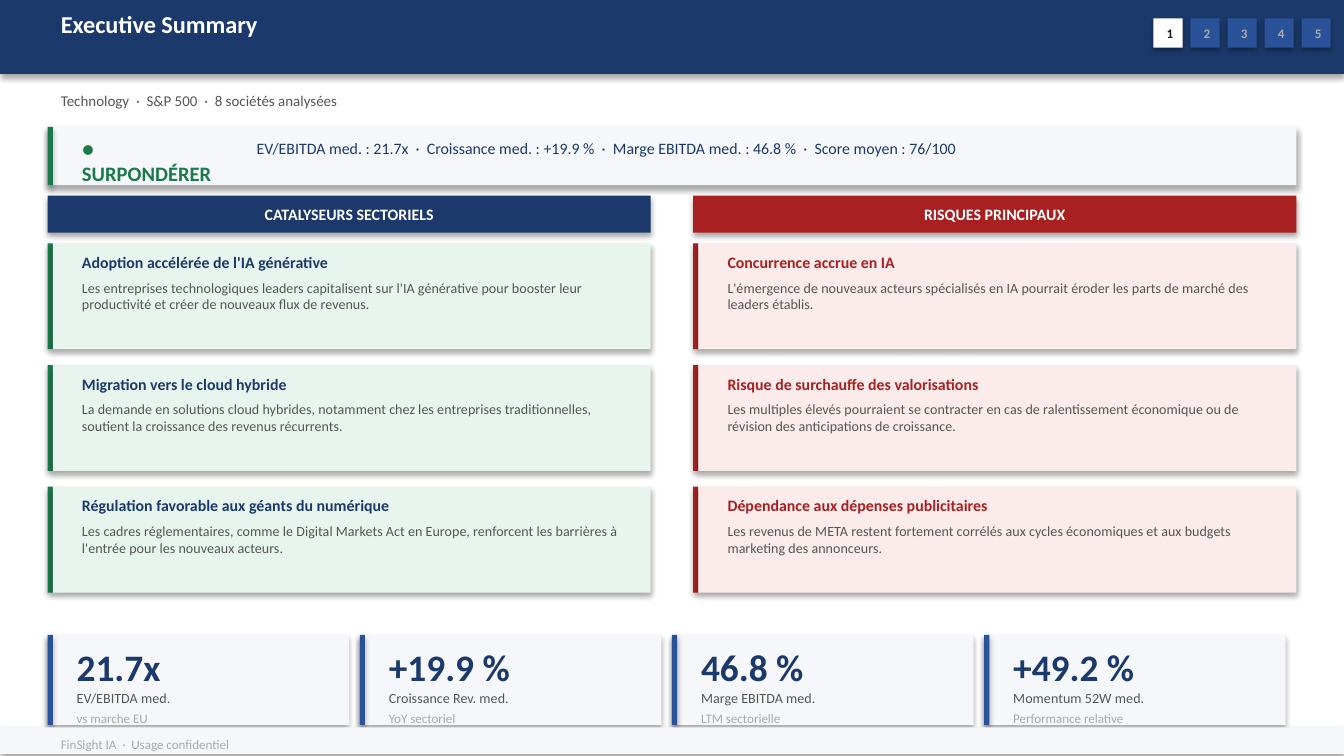
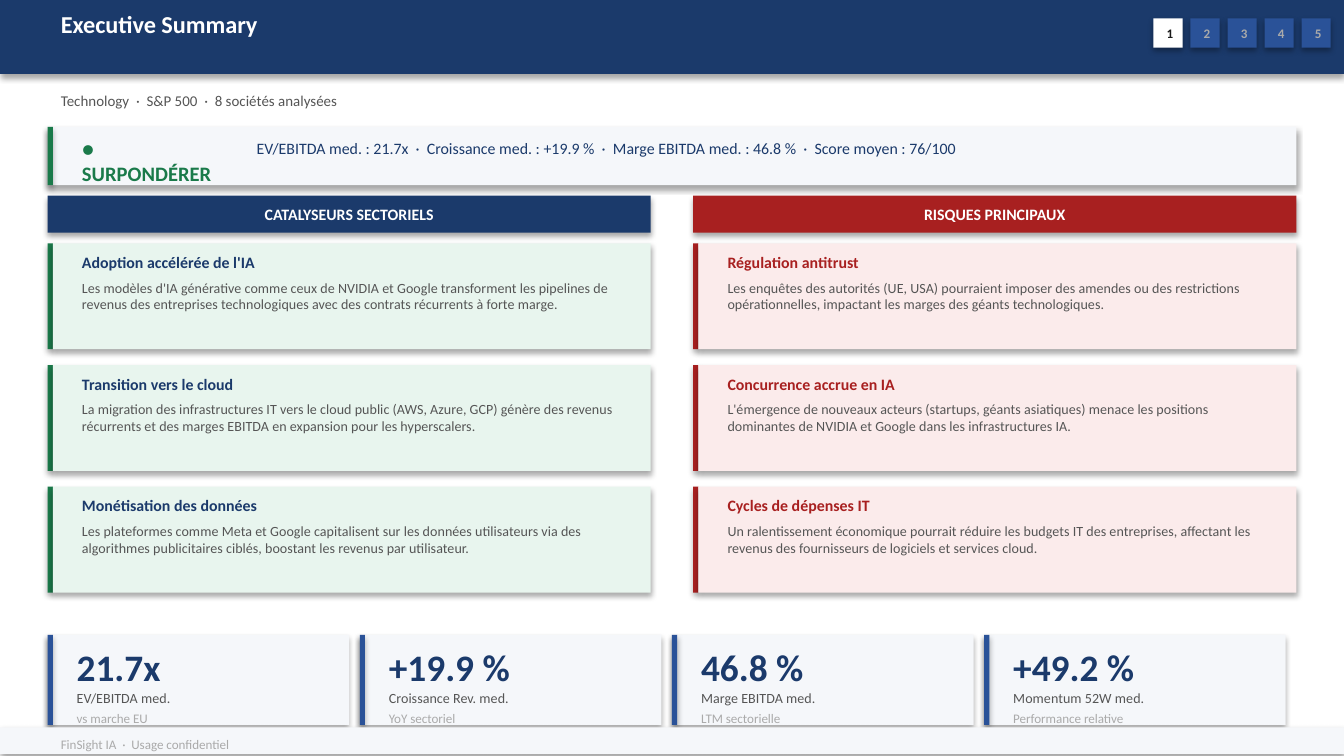
Before and after one commit to baptistejeh07-art/finsight-ia, a slide deck: slide 2 of preview/secteur_Technology_S&P_500/secteur_Technology_S&P_500.pptx. Drawn at 1344x756 pixels with LibreOffice and Linux fonts; fonts in the diff are those of the drawing. Boxes give left, top, right and bottom in pixels: in the first picture for what was removed or moved away, otherwise in the second. Text is boxed around its words. In the diff, an @@ line names an element or a change of style, - is before the commit and + after.

```diff
--- a/preview/secteur_Technology_S&P_500/secteur_Technology_S&P_500.pptx
+++ b/preview/secteur_Technology_S&P_500/secteur_Technology_S&P_500.pptx
@@ text at bbox=[82, 257, 254, 271]: text changed @@
-Adoption accélérée de l'IA générative
+Adoption accélérée de l'IA
@@ text at bbox=[728, 257, 859, 271]: text changed @@
-Concurrence accrue en IA
+Régulation antitrust
@@ text at bbox=[82, 283, 607, 312]: text changed @@
-Les entreprises technologiques leaders capitalisent sur l'IA générative pour booster leur productivité et créer de nouveaux flux de revenus.
+Les modèles d'IA générative comme ceux de NVIDIA et Google transforment les pipelines de revenus des entreprises technologiques avec des contrats récurrents à forte marge.
@@ text at bbox=[728, 283, 1239, 312]: text changed @@
-L'émergence de nouveaux acteurs spécialisés en IA pourrait éroder les parts de marché des leaders établis.
+Les enquêtes des autorités (UE, USA) pourraient imposer des amendes ou des restrictions opérationnelles, impactant les marges des géants technologiques.
@@ text at bbox=[82, 379, 233, 390]: text changed @@
-Migration vers le cloud hybride
+Transition vers le cloud
@@ text at bbox=[728, 379, 895, 390]: text changed @@
-Risque de surchauffe des valorisations
+Concurrence accrue en IA
@@ text at bbox=[82, 404, 612, 434]: text changed @@
-La demande en solutions cloud hybrides, notamment chez les entreprises traditionnelles, soutient la croissance des revenus récurrents.
+La migration des infrastructures IT vers le cloud public (AWS, Azure, GCP) génère des revenus récurrents et des marges EBITDA en expansion pour les hyperscalers.
@@ text at bbox=[728, 404, 1208, 434]: text changed @@
-Les multiples élevés pourraient se contracter en cas de ralentissement économique ou de révision des anticipations de croissance.
+L'émergence de nouveaux acteurs (startups, géants asiatiques) menace les positions dominantes de NVIDIA et Google dans les infrastructures IA.
@@ text at bbox=[82, 500, 257, 511]: text changed @@
-Régulation favorable aux géants du numérique
+Monétisation des données
@@ text at bbox=[728, 500, 870, 514]: text changed @@
-Dépendance aux dépenses publicitaires
+Cycles de dépenses IT
@@ text at bbox=[82, 526, 581, 556]: text changed @@
-Les cadres réglementaires, comme le Digital Markets Act en Europe, renforcent les barrières à l'entrée pour les nouveaux acteurs.
+Les plateformes comme Meta et Google capitalisent sur les données utilisateurs via des algorithmes publicitaires ciblés, boostant les revenus par utilisateur.
@@ text at bbox=[728, 526, 1251, 556]: text changed @@
-Les revenus de META restent fortement corrélés aux cycles économiques et aux budgets marketing des annonceurs.
+Un ralentissement économique pourrait réduire les budgets IT des entreprises, affectant les revenus des fournisseurs de logiciels et services cloud.
```
Also in this commit, not shown: 5 other slides changed, 2 other files.
